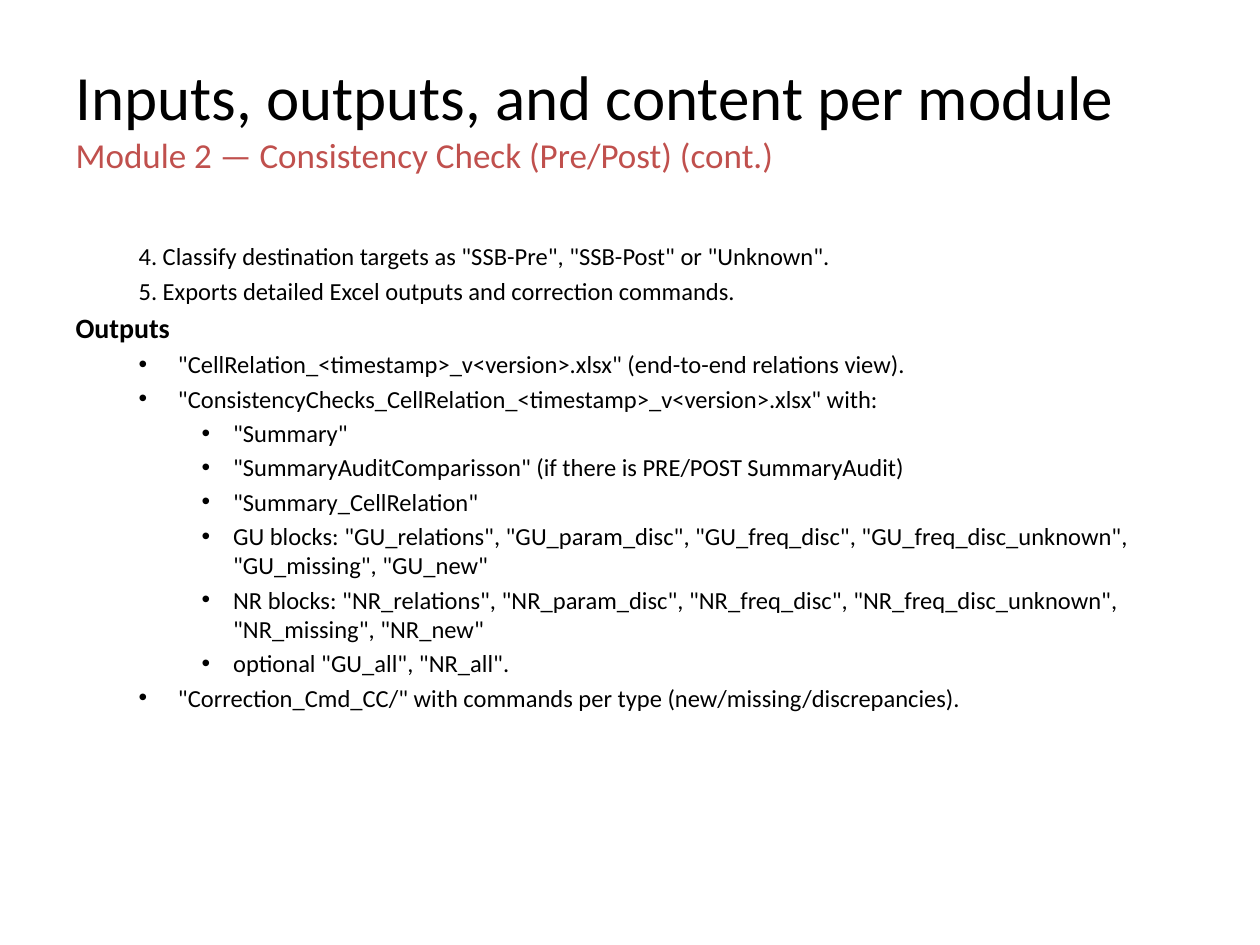
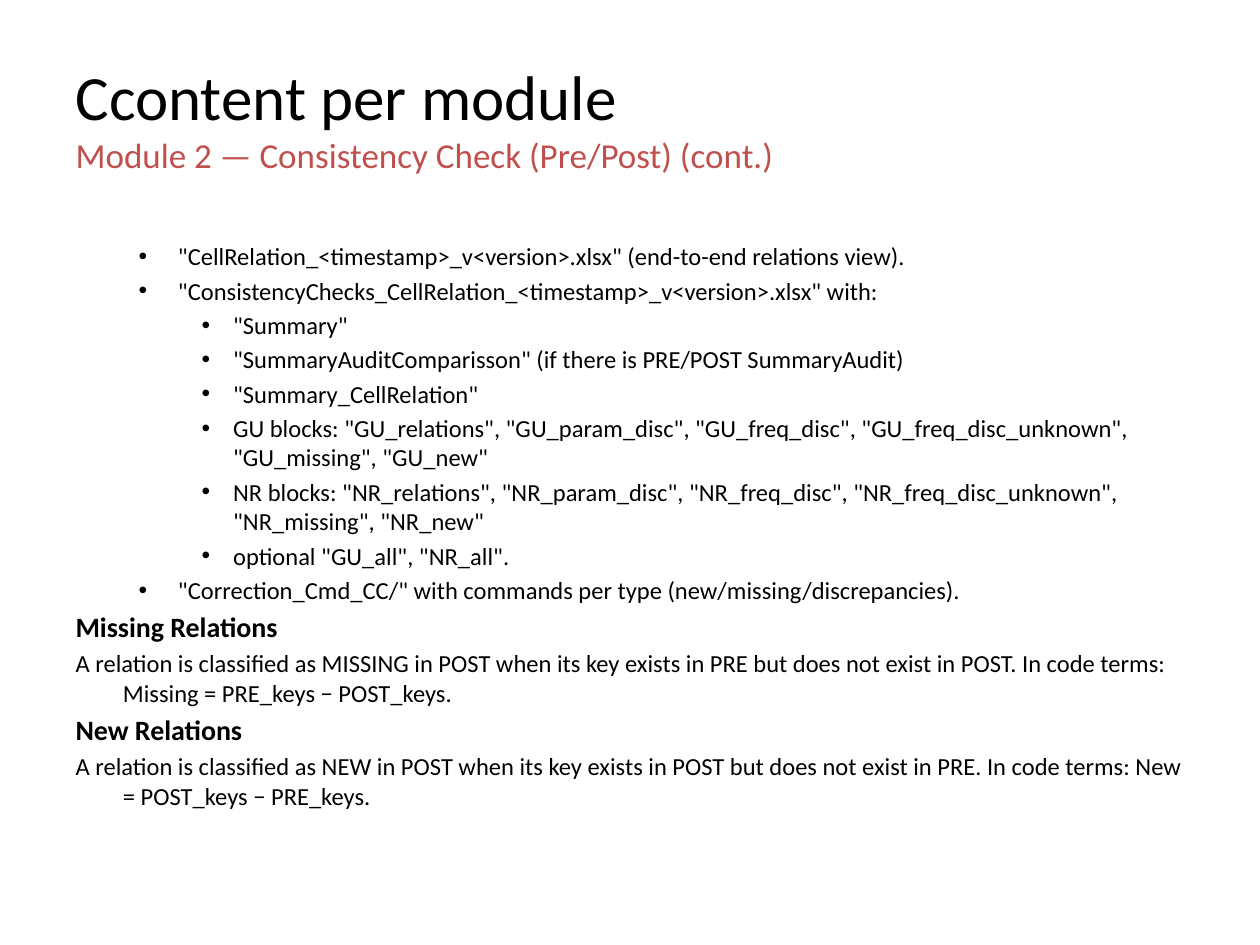
Before and after one commit to jaimetur/SSB_RetuningAutomations, a slide deck: slide 23 of help/User-Guide-SSB-Retuning-Automations-v0.7.4.pptx (slide 12 before the commit). Drawn at 1260x945 pixels with LibreOffice and Linux fonts; fonts in the diff are those of the drawing; background and template pictures are left out. Boxes give left, top, right and bottom in pixels: in the first picture for what was removed or moved away, otherwise in the second. Text is boxed around its words. In the diff, an @@ line names an element or a change of style, - is before the commit and + after.

Commit message:
- Updated Technical User Guide to include Naming Convention for Inputs

```diff
--- a/help/User-Guide-SSB-Retuning-Automations-v0.7.4.pptx
+++ b/help/User-Guide-SSB-Retuning-Automations-v0.7.4.pptx
@@ title at bbox=[76, 76, 616, 130]: text changed @@
-Inputs, outputs, and content per module
+Ccontent per module
@@ text at bbox=[76, 248, 830, 343]: paragraphs removed @@
-  4. Classify destination targets as "SSB-Pre", "SSB-Post" or "Unknown".
-  5. Exports detailed Excel outputs and correction commands.
-Outputs
@@ text at bbox=[76, 617, 1180, 809]: paragraphs added @@
+Missing Relations
+A relation is classified as MISSING in POST when its key exists in PRE but does not exist in POST. In code terms: Missing = PRE_keys − POST_keys.
+New Relations
+A relation is classified as NEW in POST when its key exists in POST but does not exist in PRE. In code terms: New = POST_keys − PRE_keys.
```
Also in this commit, not shown: 9 other slides changed, 11 slides added, 4 other files.
